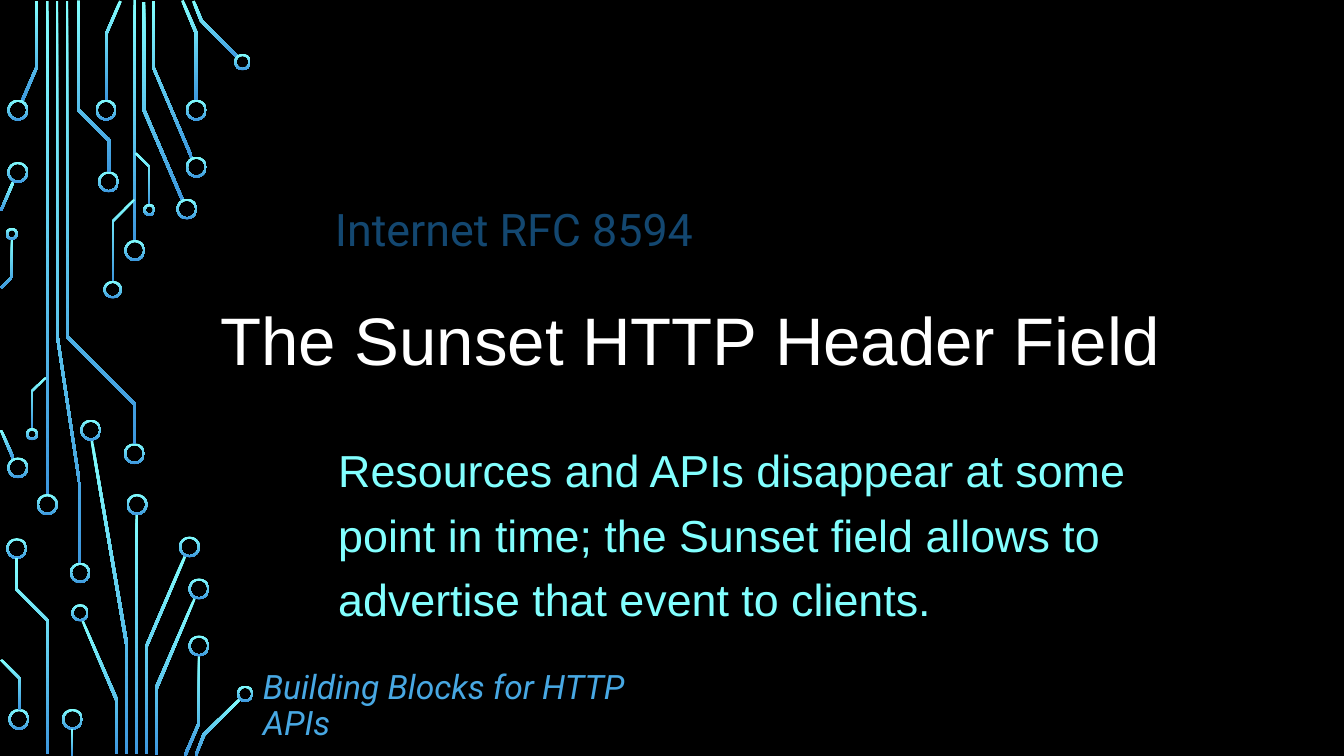
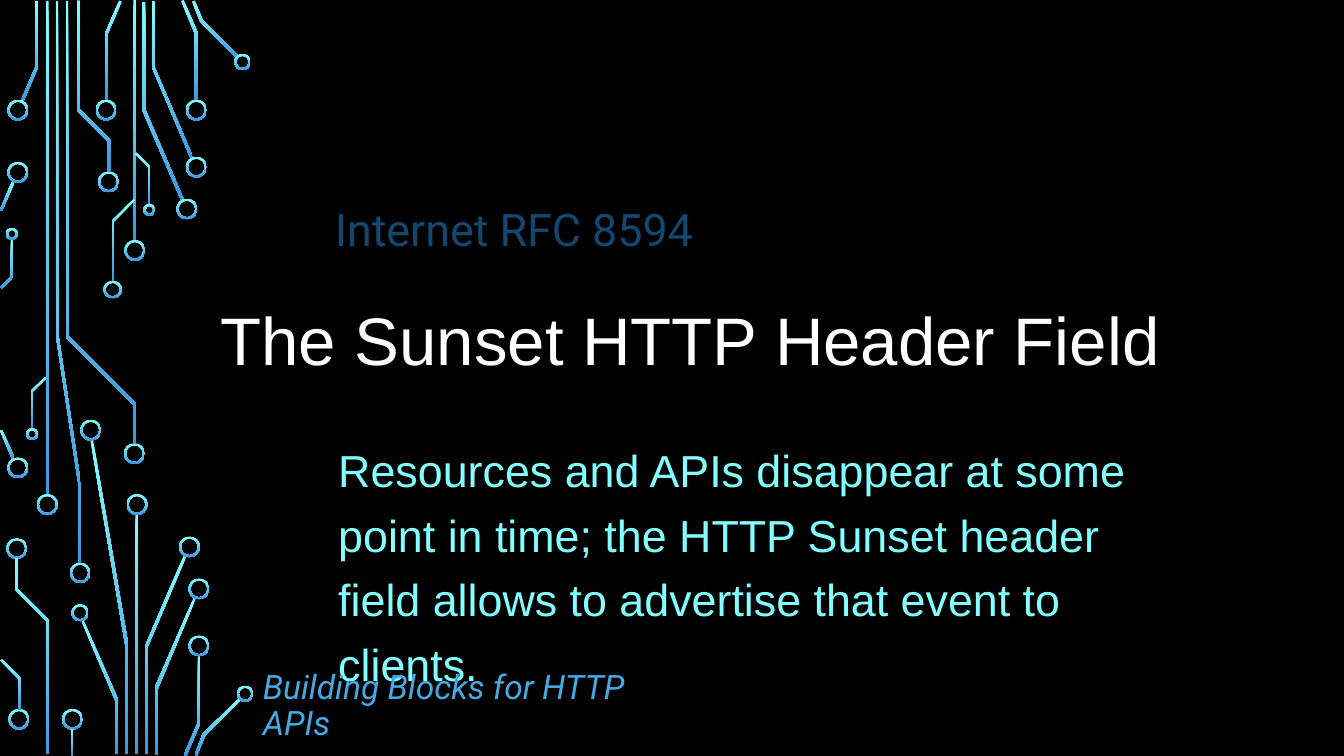
Before and after one commit to dret/HTTP-APIs, a slide deck: slide 2 of assets/slides/rfc8594.pptx. Drawn at 1344x756 pixels with LibreOffice and Linux fonts; fonts in the diff are those of the drawing; background and template pictures are left out. Boxes give left, top, right and bottom in pixels: in the first picture for what was removed or moved away, otherwise in the second. Text is boxed around its words. In the diff, an @@ line names an element or a change of style, - is before the commit and + after.

```diff
--- a/assets/slides/rfc8594.pptx
+++ b/assets/slides/rfc8594.pptx
@@ subtitle at bbox=[338, 454, 1125, 690]: text changed @@
-Resources and APIs disappear at some point in time; the Sunset field allows to advertise that event to clients.
+Resources and APIs disappear at some point in time; the HTTP Sunset header field allows to advertise that event to clients.
```
Also in this commit, not shown: 3 other slides changed, 1 other file.
